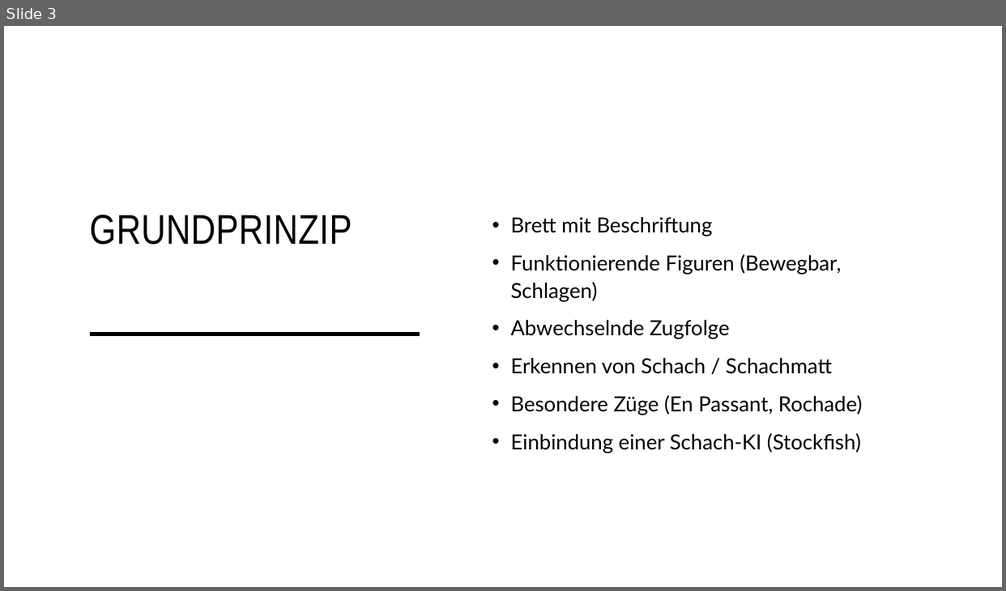
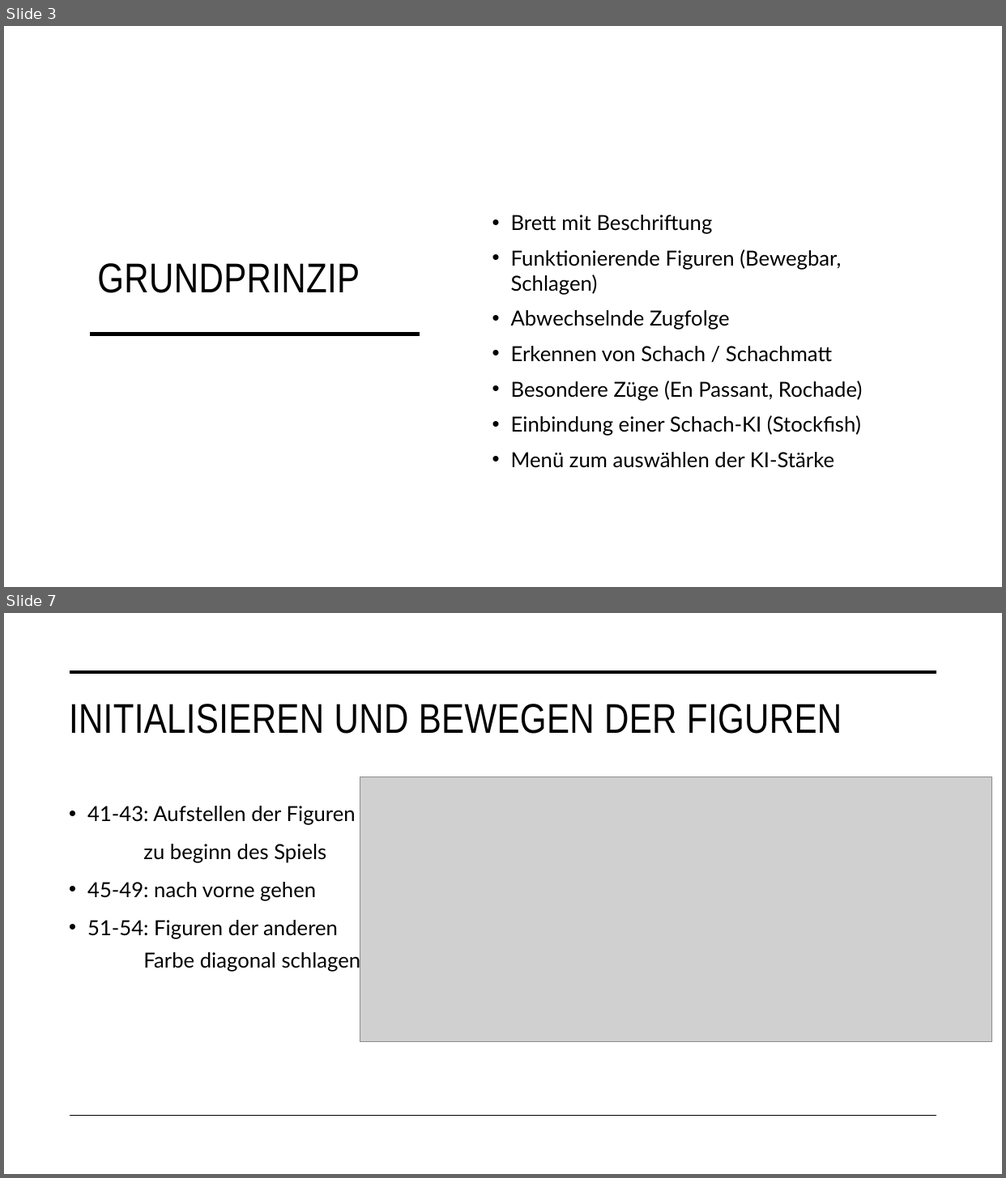
Before and after one commit to YTFirestormHD/PythonChess, a slide deck: Python Chess.pptx. Shown one above the other, each under a label of ours: slide 3 before the commit, slides 3 and 7 after it; the slides between them are not shown. The pictures are 1006x591 and 1006x1178 pixels, drawn with LibreOffice and Linux fonts; fonts in the diff are those of the drawing; grey boxes stand for pictures. Boxes give left, top, right and bottom in pixels: in the first picture for what was removed or moved away, otherwise in the second. Text is boxed around its words. In the diff, an @@ line names an element or a change of style, - is before the commit and + after.

```diff
--- a/Python Chess.pptx
+++ b/Python Chess.pptx
@@ slide 7 added at box(4, 613, 1002, 1174), background #FFFFFF @@
@@ line added from (70, 672) to (937, 672), #000000 3.5 pt @@
@@ title added at box(69, 704, 842, 734), 40 pt, text #000000 @@
+INITIALISIEREN UND BEWEGEN DER FIGUREN
@@ picture added at box(360, 777, 992, 1043) @@
@@ text added at box(87, 806, 361, 972), 20 pt, text #000000 @@
+• 41-43: Aufstellen der Figuren
+zu beginn des Spiels
+• 45-49: nach vorne gehen
+• 51-54: Figuren der anderen
+    Farbe diagonal schlagen
@@ line added from (70, 1116) to (937, 1116), #000000 1 pt @@
@@ slide 3 changed as well @@
@@ text at box(511, 215, 862, 436): line spacing 1.1 to 1 @@
@@ title "GRUNDPRINZIP": place and size @@
-title "GRUNDPRINZIP" at box(90, 215, 352, 245)
+title "GRUNDPRINZIP" at box(97, 263, 360, 293)
@@ text at box(511, 452, 834, 468): paragraph added @@
+• Menü zum auswählen der KI-Stärke
```
Also in this commit, not shown: 2 other slides changed, 9 other slides added, 1 slide removed.
